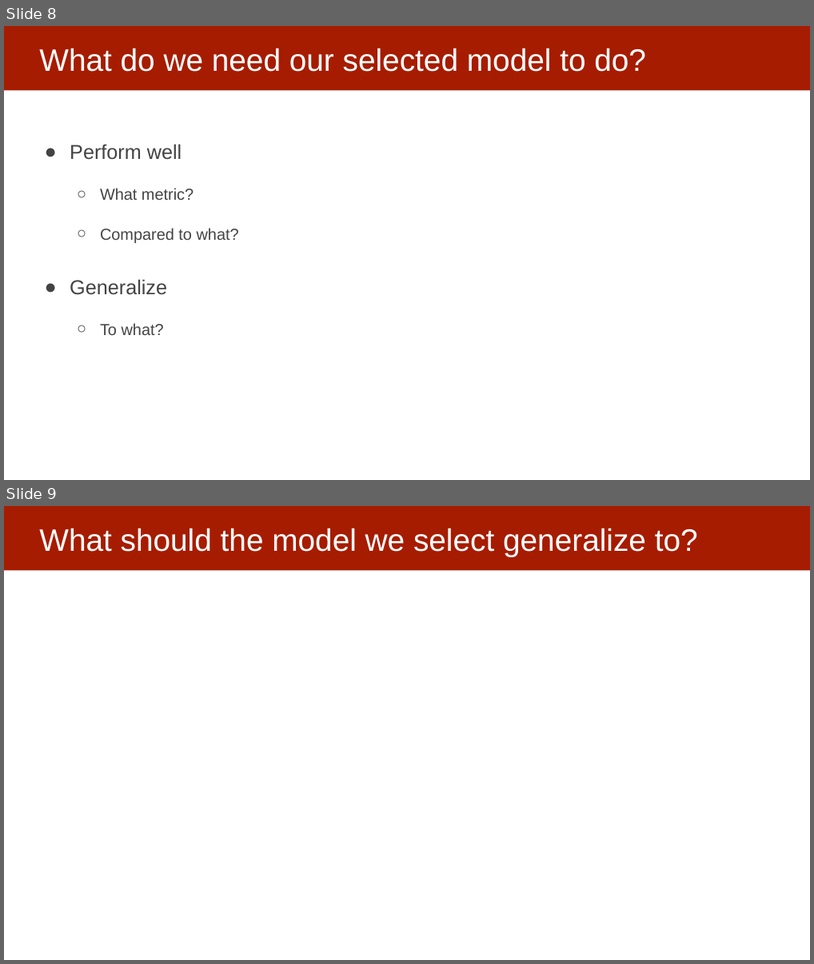
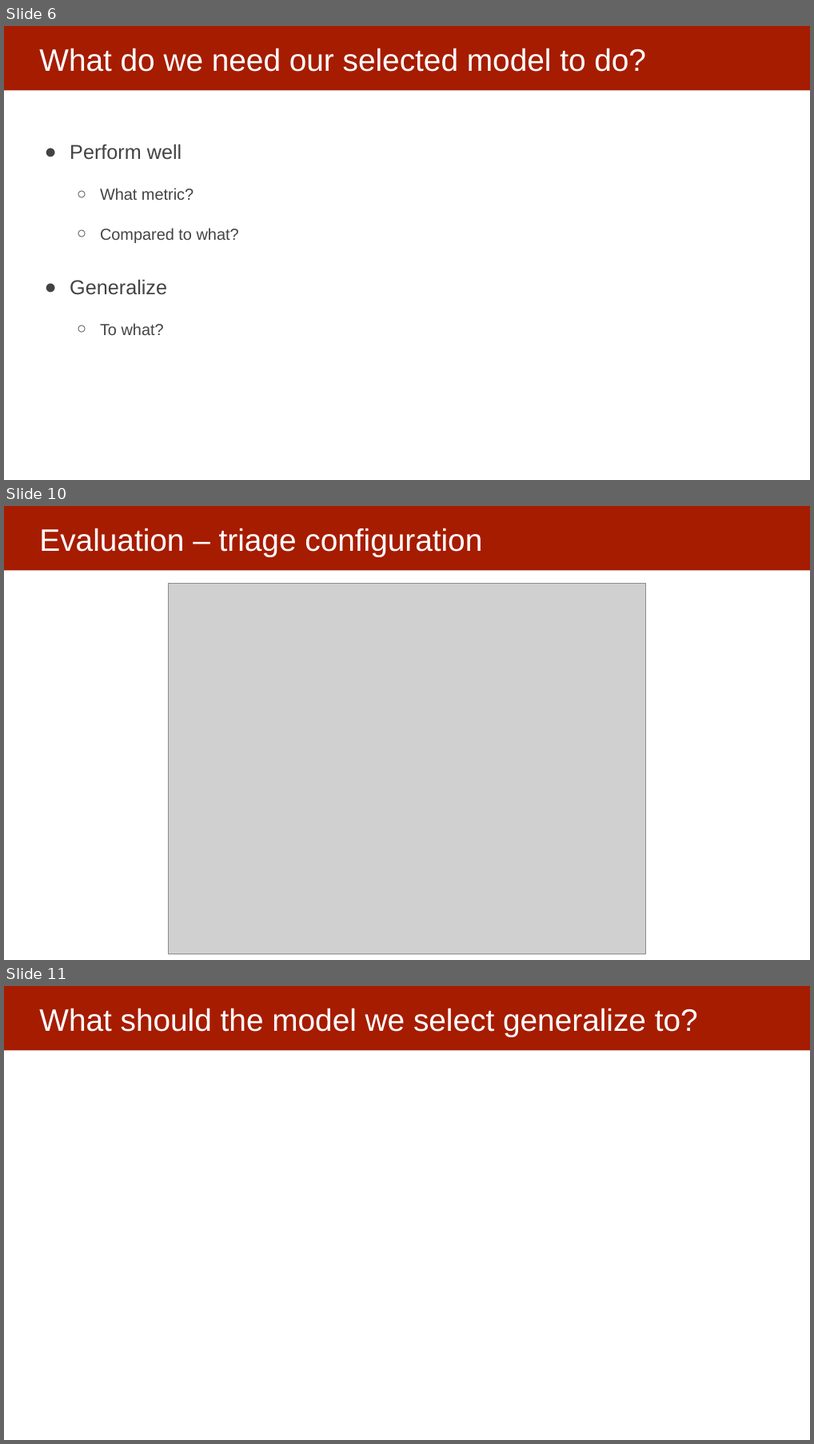
Before and after one commit to dssg/mlforpublicpolicylab, a slide deck: 06 - Performance and Evaluation Pt 2/Model Selection and Validation - Part II.pptx. Shown one above the other, each under a label of ours: slides 8 and 9 before the commit, slides 6, 10 and 11 after it; the slides between them are not shown. The pictures are 814x964 and 814x1444 pixels, drawn with LibreOffice and Linux fonts; fonts in the diff are those of the drawing; grey boxes stand for pictures. Boxes give left, top, right and bottom in pixels: in the first picture for what was removed or moved away, otherwise in the second. Text is boxed around its words. In the diff, an @@ line names an element or a change of style, - is before the commit and + after.

```diff
--- a/06 - Performance and Evaluation Pt 2/Model Selection and Validation - Part II.pptx
+++ b/06 - Performance and Evaluation Pt 2/Model Selection and Validation - Part II.pptx
@@ slide 10 added at (4, 506, 810, 960), background #FFFFFF; not listed: 1 template element that a slide beside it also shows @@
@@ title added at (39, 528, 482, 556), 37 pt, text #FFFFFF @@
+Evaluation – triage configuration
@@ picture added at (169, 583, 646, 954) @@
@@ what was slide 8 is now slide 6 @@
@@ what was slide 9 is now slide 11 @@
```
Also in this commit, not shown: 4 slides changed, 11 other slides added, 2 slides removed.
